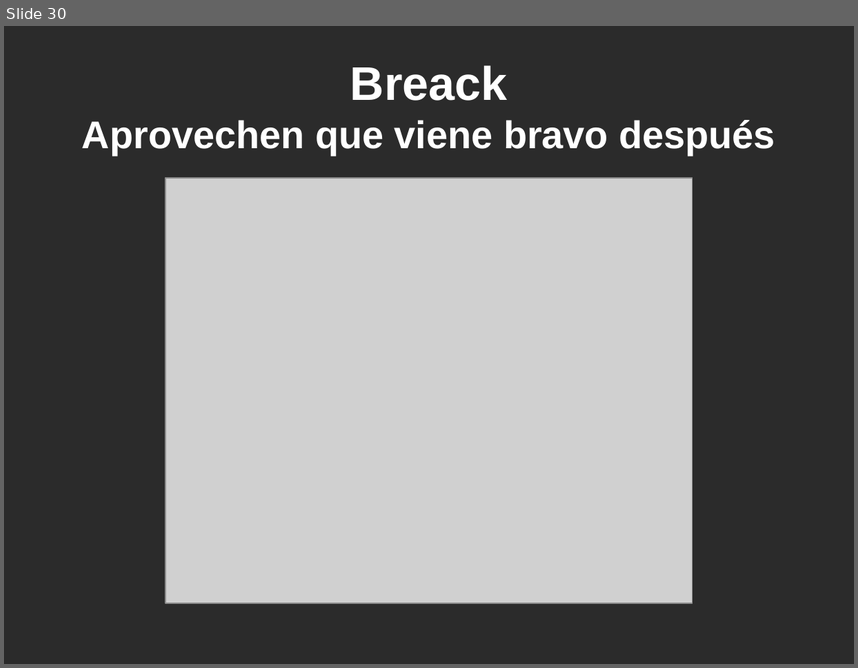
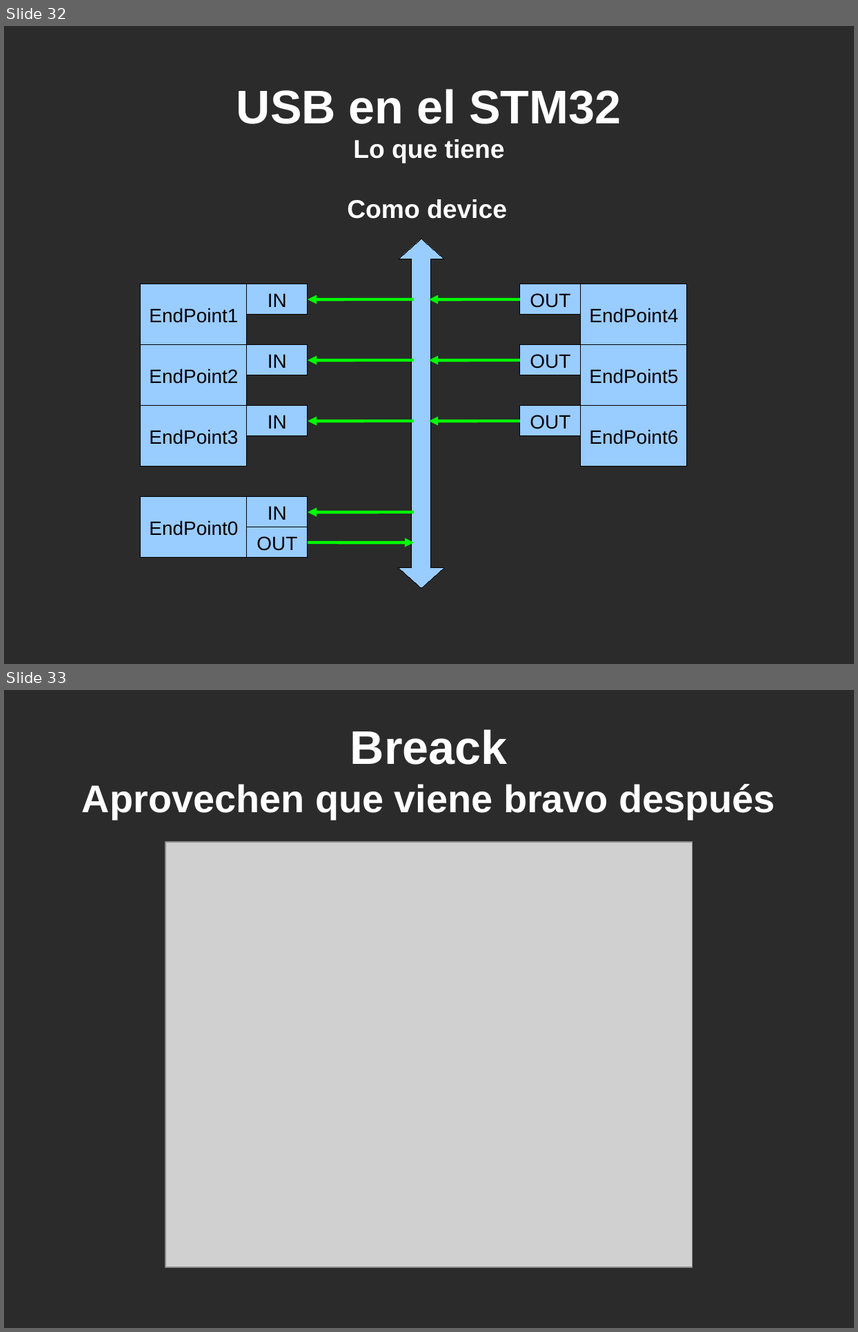
Before and after one commit to martinribelotta/curso_cm3_2011_docs, a slide deck: Curso Cortex M3 UTN Dia2.odp. Shown one above the other, each under a label of ours: slide 30 before the commit, slides 32 and 33 after it. The pictures are 858x668 and 858x1332 pixels, drawn with LibreOffice and Linux fonts; fonts in the diff are those of the drawing; grey boxes stand for pictures; background and template pictures are left out; a plain dark background stands for a picture behind light text. Boxes give left, top, right and bottom in pixels: in the first picture for what was removed or moved away, otherwise in the second. Text is boxed around its words. In the diff, an @@ line names an element or a change of style, - is before the commit and + after.

```diff
--- a/Curso Cortex M3 UTN Dia2.odp
+++ b/Curso Cortex M3 UTN Dia2.odp
@@ slide 32 added at <box>4,26,854,664</box>, background picture (left out) @@
@@ title added at <box>237,89,621,124</box>, 44 pt, text #FFFFFF, bold @@
+USB en el STM32
@@ title added at <box>353,139,505,163</box>, 24 pt, text #FFFFFF, bold @@
+Lo que tiene
@@ title added at <box>347,199,507,219</box>, 24 pt, text #FFFFFF, bold @@
+Como device
@@ up down arrow added at <box>399,239,444,588</box>, fill #99CCFF, outline #000000 0 pt @@
@@ rectangle added at <box>141,285,247,345</box>, fill #99CCFF, outline #000000 0 pt, 18 pt, text #000000 @@
+EndPoint1
@@ rectangle added at <box>247,285,308,314</box>, fill #99CCFF, outline #000000 0 pt, 18 pt, text #000000 @@
+IN
@@ rectangle added at <box>520,285,581,314</box>, fill #99CCFF, outline #000000 0 pt, 18 pt, text #000000 @@
+OUT
@@ rectangle added at <box>581,285,688,345</box>, fill #99CCFF, outline #000000 0 pt, 18 pt, text #000000 @@
+EndPoint4
@@ arrow added from (414, 299) to (308, 299), #00FF00 2.83 pt @@
@@ arrow added from (520, 299) to (429, 299), #00FF00 2.83 pt @@
@@ rectangle added at <box>141,345,247,405</box>, fill #99CCFF, outline #000000 0 pt, 18 pt, text #000000 @@
+EndPoint2
@@ rectangle added at <box>247,345,308,374</box>, fill #99CCFF, outline #000000 0 pt, 18 pt, text #000000 @@
+IN
@@ rectangle added at <box>520,345,581,374</box>, fill #99CCFF, outline #000000 0 pt, 18 pt, text #000000 @@
+OUT
@@ rectangle added at <box>581,345,688,405</box>, fill #99CCFF, outline #000000 0 pt, 18 pt, text #000000 @@
+EndPoint5
@@ arrow added from (414, 360) to (308, 360), #00FF00 2.83 pt @@
@@ arrow added from (520, 360) to (429, 360), #00FF00 2.83 pt @@
@@ rectangle added at <box>141,405,247,466</box>, fill #99CCFF, outline #000000 0 pt, 18 pt, text #000000 @@
+EndPoint3
@@ rectangle added at <box>247,405,308,436</box>, fill #99CCFF, outline #000000 0 pt, 18 pt, text #000000 @@
+IN
@@ rectangle added at <box>520,405,581,436</box>, fill #99CCFF, outline #000000 0 pt, 18 pt, text #000000 @@
+OUT
@@ rectangle added at <box>581,405,688,466</box>, fill #99CCFF, outline #000000 0 pt, 18 pt, text #000000 @@
+EndPoint6
@@ arrow added from (414, 421) to (308, 421), #00FF00 2.83 pt @@
@@ arrow added from (520, 421) to (429, 421), #00FF00 2.83 pt @@
@@ rectangle added at <box>141,497,247,557</box>, fill #99CCFF, outline #000000 0 pt, 18 pt, text #000000 @@
+EndPoint0
@@ rectangle added at <box>247,497,308,527</box>, fill #99CCFF, outline #000000 0 pt, 18 pt, text #000000 @@
+IN
@@ arrow added from (414, 512) to (308, 512), #00FF00 2.83 pt @@
@@ rectangle added at <box>247,528,308,557</box>, fill #99CCFF, outline #000000 0 pt, 18 pt, text #000000 @@
+OUT
@@ arrow added from (308, 542) to (414, 542), #00FF00 2.83 pt @@
@@ what was slide 30 is now slide 33 @@
```
Also in this commit, not shown: 2 other slides added.
